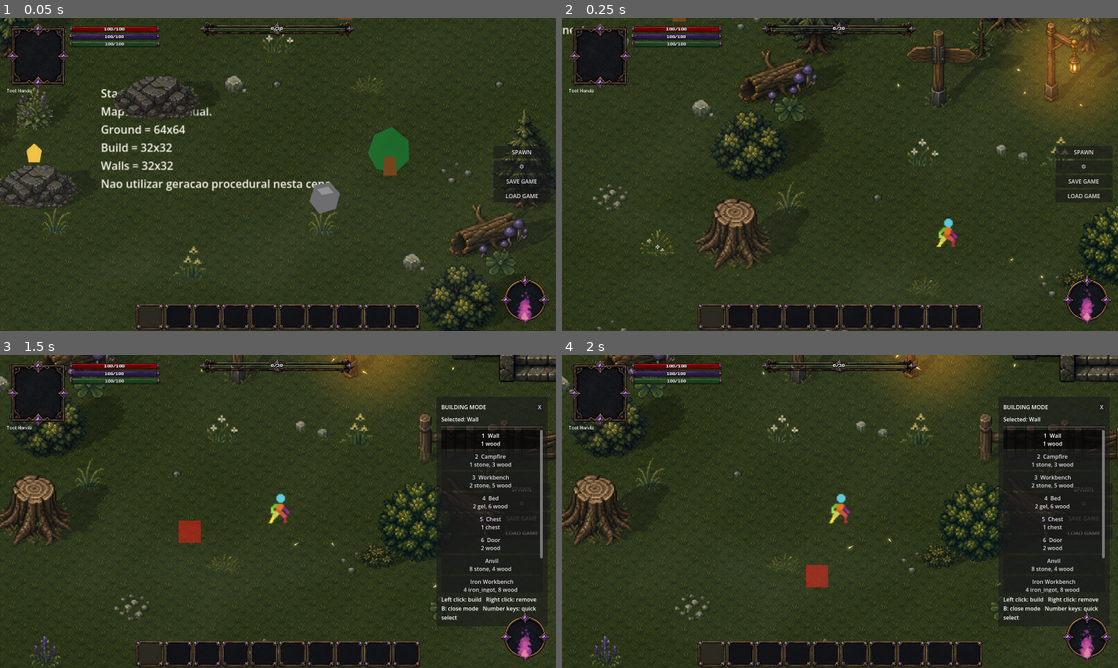
Above: before the commit, frames 1-4 (two rows, left to right).
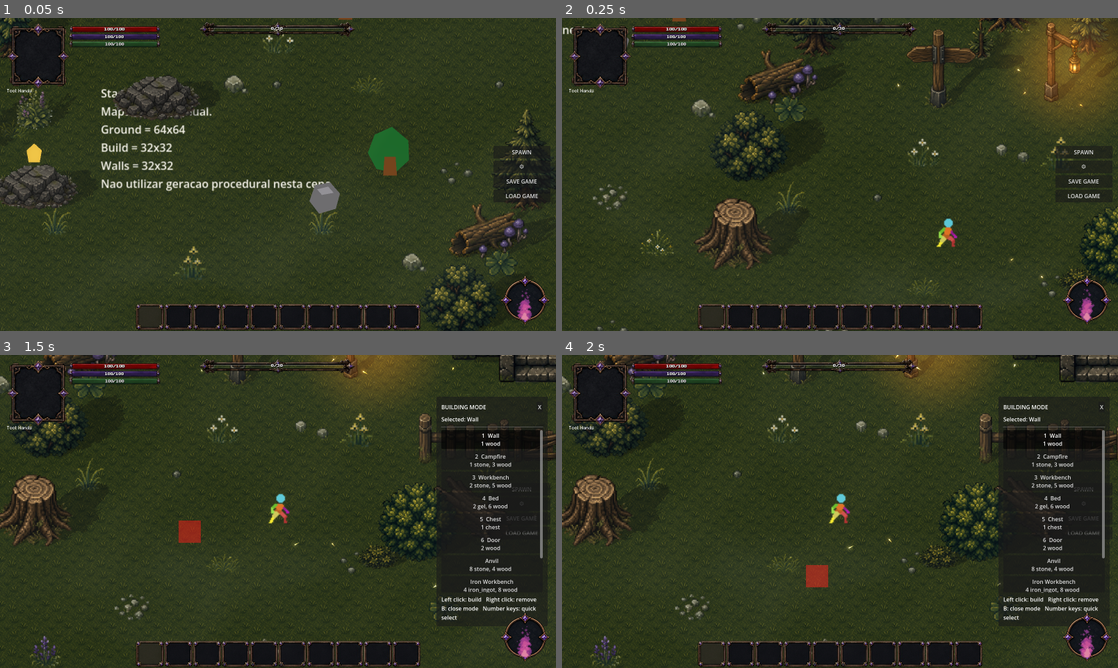
Above: after the commit, the same moments.

Repository: ramonsamagaio/Oathwake-Main
Game: Godot game, scene res://scenes/game/Game.tscn
Two runs of this game, one before a commit and one after it. Both use one fixed random seed, a clock stepped at 60 frames per second and the inputs below. This scene is started directly instead of the project's main scene.
Inputs (mouse positions are in pixels of both pictures, inside the frame that each line leads up to):
- Up to frame 1 (0.05 s): no input
- Up to frame 2 (0.25 s): no input
- Up to frame 3 (1.5 s): tap Enter at 0.5 s; move the mouse to (400, 495) at 0.52 s; hold D 0.53-1.25 s; tap B at 0.6 s; click (400, 495) at 0.67 s; tap Space at 0.77 s; drag from (166, 527) to (250, 574) at 1.27 s
- Up to frame 4 (2 s): no input

The runs differ from the first frame. In frame 1, 0.3% of the frame differs, in the area x 0-98%, y 0-100%; in frame 2, 0.4%, in the area x 27-100%, y 0-86%; in frame 3, 0.3%; in frame 4, 0.2%.

Commit message:
Expose solar phase and direct day-night debug controls

Diff:
--- a/scripts/world/DayNightCycle.gd
+++ b/scripts/world/DayNightCycle.gd
@@ -1,10 +1,15 @@
 extends Node
+
+signal time_of_day_changed(time_of_day: float, night_strength: float)
 
 @export var cycle_duration_seconds: float = 120.0
 @export var day_color: Color = Color(0.95, 0.965, 0.98, 1.0)
 @export var night_color: Color = Color(0.28, 0.34, 0.55, 1.0)
 @export var canvas_modulate_path: NodePath = "../WorldTint"
 @export var state_label_path: NodePath = "../UI/DayNightLabel"
+
+const DEBUG_DAY_TIME := 0.25
+const DEBUG_NIGHT_TIME := 0.75
 
 var time_of_day := 0.0
 
@@ -40,6 +45,31 @@
 	return _get_night_strength()
 
 
+func get_daylight_strength() -> float:
+	return clampf(1.0 - _get_night_strength(), 0.0, 1.0)
+
+
+func get_solar_phase() -> float:
+	# Dawn -> dusk travels 0..1. During the hidden night arc it returns from
+	# dusk toward dawn, so the next visible shadow reappears on the morning side.
+	if time_of_day <= 0.5:
+		return clampf(time_of_day / 0.5, 0.0, 1.0)
+	return clampf(1.0 - ((time_of_day - 0.5) / 0.5), 0.0, 1.0)
+
+
+func set_time_of_day(value: float) -> void:
+	time_of_day = fposmod(value, 1.0)
+	_update_day_night_visuals()
+
+
+func set_day() -> void:
+	set_time_of_day(DEBUG_DAY_TIME)
+
+
+func set_night() -> void:
+	set_time_of_day(DEBUG_NIGHT_TIME)
+
+
 func _update_day_night_visuals() -> void:
 	var night_strength := _get_night_strength()
 	if canvas_modulate != null:
@@ -49,11 +79,11 @@
 	for emitter in get_tree().get_nodes_in_group("world_light_emitter"):
 		if emitter != null and emitter.has_method("set_day_night_strength"):
 			emitter.call("set_day_night_strength", night_strength)
+	time_of_day_changed.emit(time_of_day, night_strength)
 
 
 func _get_night_strength() -> float:
 	if is_day():
 		return 0.0
-
 	var night_progress := (time_of_day - 0.5) / 0.5
 	return sin(night_progress * PI)
